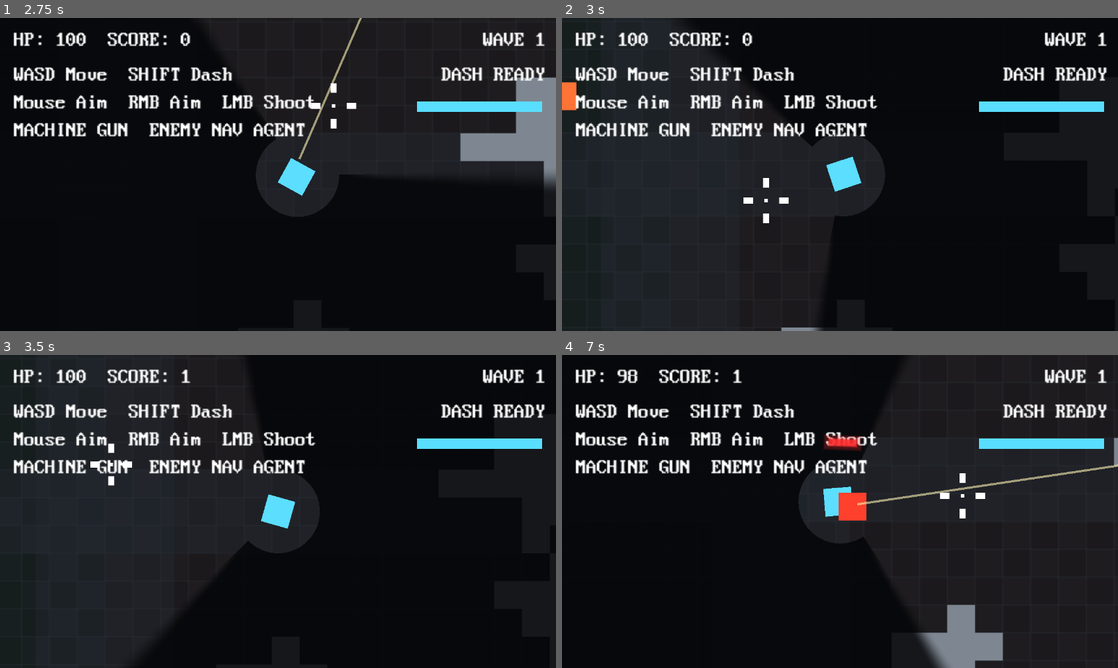
Above: before the commit, frames 1-4 (two rows, left to right).
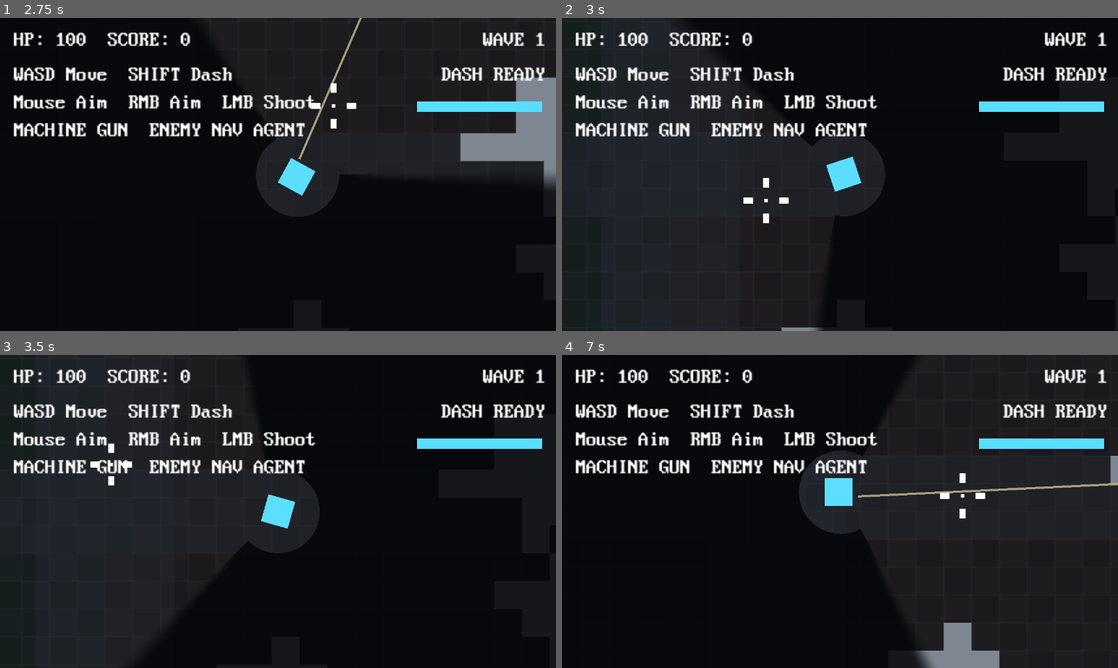
Above: after the commit, the same moments.

Repository: xunx-ii/Simple
Game: Godot game, scene res://scenes/main.tscn
Two runs of this game, one before a commit and one after it. Both use one fixed random seed, a clock stepped at 60 frames per second and the inputs below.
Inputs (mouse positions are in pixels of both pictures, inside the frame that each line leads up to):
- Up to frame 1 (2.75 s): tap Enter at 0.5 s; move the mouse to (400, 158) at 0.52 s; hold D (move_right) 0.53-1.25 s; hold Right mouse button (aim) 0.53-1.25 s; click (400, 158) at 0.67 s; drag from (166, 190) to (250, 237) at 1.27 s; move the mouse to (333, 105) at 2.02 s; hold D (move_right) from 2.03 s (still down); hold Space (shoot) from 2.03 s (still down)
- Up to frame 2 (3 s): release D (move_right) at 2.75 s; release Space (shoot) at 2.75 s; drag from (812, 237) to (673, 127) at 2.77 s
- Up to frame 3 (3.5 s): no input
- Up to frame 4 (7 s): move the mouse to (1006, 558) at 3.52 s; hold A (move_left) 3.53-4.25 s; tap Enter at 3.6 s; drag from (673, 464) to (756, 433) at 4.27 s; tap R (restart) at 5 s; move the mouse to (867, 511) at 5.02 s; hold S (move_down) 5.03-5.75 s; hold Right mouse button (aim) 5.03-5.75 s; click (867, 511) at 5.17 s; drag from (756, 433) to (728, 527) at 5.77 s; move the mouse to (962, 495) at 6.52 s; hold W (move_up) from 6.53 s (still down); hold Space (shoot) from 6.53 s (still down)

Frame 1 is identical in both runs. In frame 2, 0.2% of the frame differs, in the area x 0-3%, y 20-30%; in frame 3, less than 0.1%; in frame 4, 4.0%, in the area x 9-100%, y 4-100%.

Commit message:
优化敌人基类与准星表现

Diff:
--- a/scripts/actors/enemy_base.gd
+++ b/scripts/actors/enemy_base.gd
@@ -116,6 +116,7 @@
     chase_speed_multiplier = config.get("chase_speed_multiplier", DEFAULT_CHASE_SPEED_MULTIPLIER)
     patrol_points.clear()
     _build_patrol_points()
+    _update_facing(movement_target - global_position)
 
     if is_node_ready():
         _sync_size_with_health()
@@ -260,8 +261,15 @@
 
 func _build_patrol_points() -> void:
     patrol_points.clear()
-    for _index in range(PATROL_POINT_COUNT):
-        patrol_points.append(_pick_random_patrol_point())
+    var remaining_attempts := PATROL_POINT_COUNT * 6
+    while patrol_points.size() < PATROL_POINT_COUNT and remaining_attempts > 0:
+        remaining_attempts -= 1
+        var patrol_point := _pick_random_patrol_point()
+        if _is_patrol_point_distinct_enough(patrol_point):
+            patrol_points.append(patrol_point)
+
+    while patrol_points.size() < PATROL_POINT_COUNT:
+        patrol_points.append(home_position)
 
     patrol_index = 0
     movement_target = patrol_points[0]
@@ -308,6 +316,7 @@
         State.WANDER:
             state_timer = randf_range(0.3, 0.75)
             movement_target = _pick_random_patrol_point()
+            _update_facing(movement_target - global_position)
         State.PATROL:
             state_timer = 0.0
             if patrol_points.is_empty():
@@ -315,14 +324,21 @@
             elif global_position.distance_to(patrol_points[patrol_index]) <= 8.0:
                 _advance_patrol_point()
             movement_target = patrol_points[patrol_index]
+            _update_facing(movement_target - global_position)
         State.ALERT:
             state_timer = 0.3
             velocity = Vector2.ZERO
+            if is_instance_valid(target):
+                _update_facing(target.global_position - global_position)
         State.CHASE:
             state_timer = _get_chase_memory_time()
+            if is_instance_valid(target):
+                _update_facing(target.global_position - global_position)
         State.ATTACK:
             state_timer = 0.0
             velocity = Vector2.ZERO
+            if is_instance_valid(target):
+                _update_facing(target.global_position - global_position)
 
 func _can_see_target(distance_to_target: float) -> bool:
     if distance_to_target > sight_range:
@@ -375,6 +391,14 @@
     facing_direction = direction.normalized()
     sprite.flip_h = facing_direction.x < -0.1
     sprite.rotation = 0.0
+
+func _is_patrol_point_distinct_enough(candidate: Vector2) -> bool:
+    for patrol_point_variant in patrol_points:
+        var patrol_point: Vector2 = patrol_point_variant
+        if patrol_point.distance_to(candidate) < 24.0:
+            return false
+
+    return true
 
 func _is_attack_available(can_see_target: bool, distance_to_target: float) -> bool:
     if distance_to_target > attack_range:
--- a/scripts/ui/crosshair.gd
+++ b/scripts/ui/crosshair.gd
@@ -41,8 +41,4 @@
     outer.modulate = tint
 
 func _load_texture(resource_path: String) -> Texture2D:
-    var image: Image = Image.load_from_file(ProjectSettings.globalize_path(resource_path))
-    if image == null or image.is_empty():
-        return null
-
-    return ImageTexture.create_from_image(image)
+    return load(resource_path) as Texture2D
